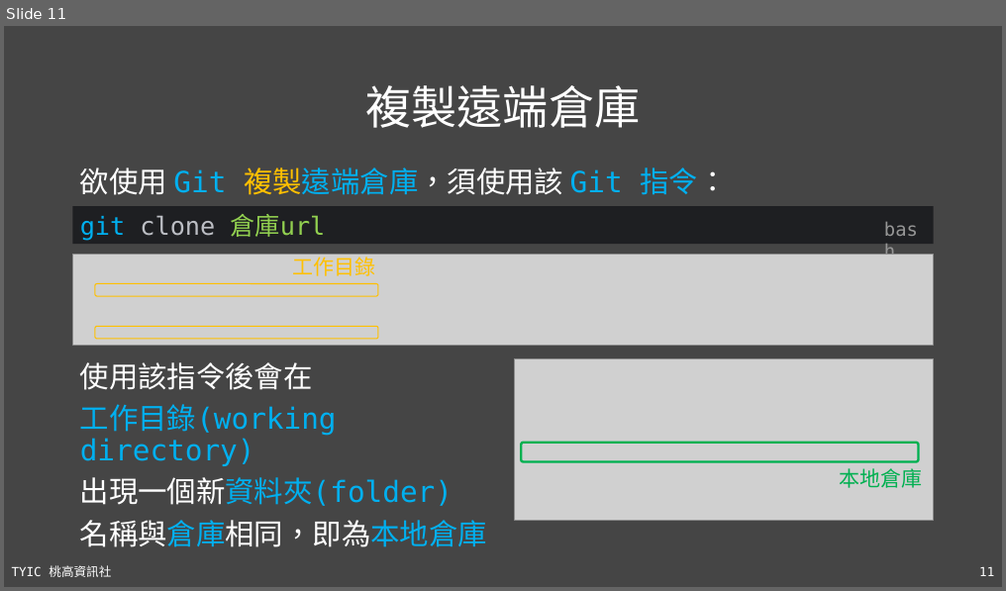
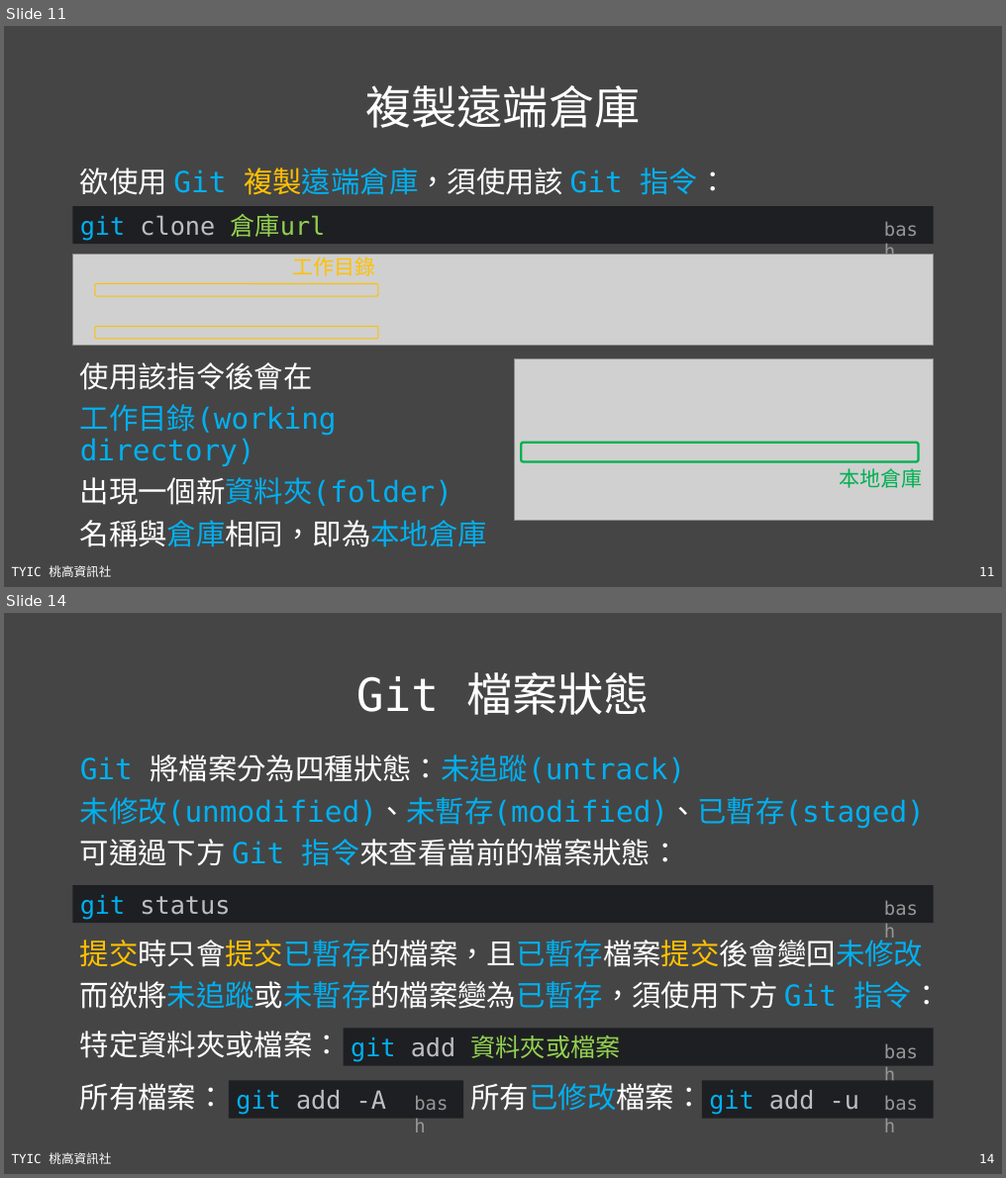
Before and after one commit to TYSHIC/slides, a slide deck: ppt/16_Git 與 Github.pptx. Shown one above the other, each under a label of ours: slide 11 before the commit, slides 11 and 14 after it; the slides between them are not shown. The pictures are 1006x591 and 1006x1178 pixels, drawn with LibreOffice and Linux fonts; fonts in the diff are those of the drawing; grey boxes stand for pictures. Boxes give left, top, right and bottom in pixels: in the first picture for what was removed or moved away, otherwise in the second. Text is boxed around its words. In the diff, an @@ line names an element or a change of style, - is before the commit and + after.

```diff
--- a/ppt/16_Git 與 Github.pptx
+++ b/ppt/16_Git 與 Github.pptx
@@ slide 14 added at (4,613,1002,1174), background #454545; not listed: 2 template elements that a slide beside it also shows @@
@@ title added at (356,672,649,715), 44 pt, text #FFFFFF @@
+Git 檔案狀態
@@ text added at (80,755,925,866), 28 pt, text #00B0F0 @@
+Git 將檔案分為四種狀態：未追蹤(untrack)
+未修改(unmodified)、未暫存(modified)、已暫存(staged)
+可通過下方 Git 指令來查看當前的檔案狀態：
@@ rectangle added at (73,885,934,923), fill #1E1F22, 24 pt, text #BCBEC4 @@
+git status
@@ text added at (877,893,934,923), 18 pt, text #969696 @@
+bash
@@ text added at (80,935,942,1009), 28 pt, text #FFFFFF @@
+提交時只會提交已暫存的檔案，且已暫存檔案提交後會變回未修改
+而欲將未追蹤或未暫存的檔案變為已暫存，須使用下方 Git 指令：
@@ text added at (80,1031,342,1059), 28 pt, text #FFFFFF @@
+特定資料夾或檔案：
@@ rectangle added at (344,1029,934,1065), fill #1E1F22, 24 pt, text #92D050 @@
+git add 資料夾或檔案
@@ text added at (877,1037,934,1066), 18 pt, text #969696 @@
+bash
@@ text added at (80,1083,226,1111), 28 pt, text #FFFFFF @@
+所有檔案：
@@ rectangle added at (229,1081,463,1118), fill #1E1F22, 24 pt, text #BCBEC4 @@
+git add -A
@@ text added at (471,1083,704,1111), 28 pt, text #FFFFFF @@
+所有已修改檔案：
@@ rectangle added at (702,1081,933,1118), fill #1E1F22, 24 pt, text #BCBEC4 @@
+git add -u
@@ text added at (407,1088,463,1118), 18 pt, text #969696 @@
+bash
@@ text added at (877,1088,934,1118), 18 pt, text #969696 @@
+bash
```
Also in this commit, not shown: 1 slide changed, 6 other slides added, 7 other files.
